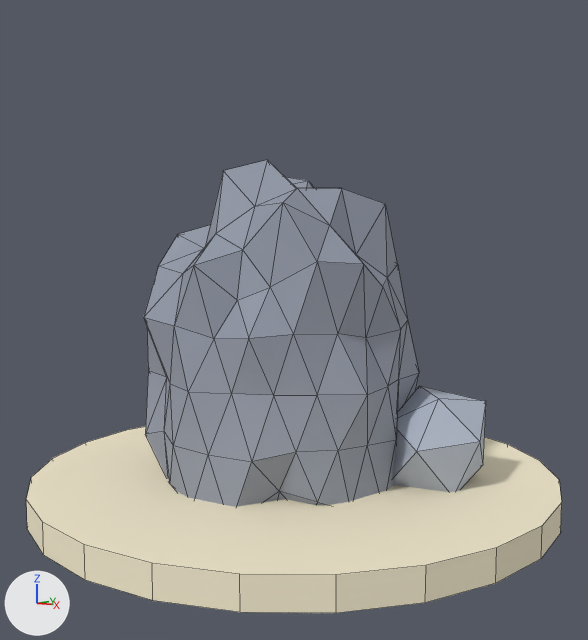
The Blender file tools/mcp/blender-mcp/15-Recursos/roca_pedernal_lowpoly.blend, before and after one commit.
The view is the same before and after, from a 50 mm camera at (4.37, -5.32, 2.1) aimed at (0.1, 0.05, 1.35). Lighting does not change. The marker at lower left points along +X, +Y and +Z. The first picture is the older version. Mesh edges are drawn as thin lines.

Objects in the first picture: 'Base_Arena', 'SM_Roca_Pedernal', 'SM_Roca_Pedernal_Chica'.
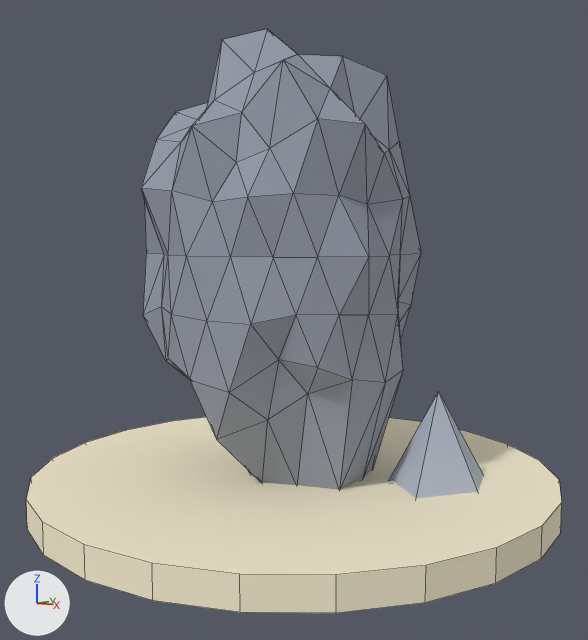
Changed parts and their boxes (x1, y1, x2, y2) in the pictures (588 x 640 px):
```json
{"object": "SM_Roca_Pedernal", "change": "moved", "before": [144, 160, 419, 507], "after": [141, 29, 421, 490]}
{"object": "SM_Roca_Pedernal_Chica", "change": "reshaped, moved", "before": [393, 386, 486, 492], "after": [390, 391, 483, 498]}
```

The change, as JSON lines over the scene's bpy script:
```json
{"block": "me_sm_roca_pedernal_chica", "where": "# used by ob_sm_roca_pedernal_chica; location = (1.2, 0.55, 0.36); rotation_euler = (0.3, -0.2, 1.1), in degrees (17, -11, 63)"}
{"op": "remove", "block": "me_sm_roca_pedernal_chica", "code": "me_sm_roca_pedernal_chica.from_pydata(...)  # 12 vertices, 20 faces; spans x -0.492..0.488, y -0.414..0.479, z -0.403..0.43"}
{"op": "add", "block": "me_sm_roca_pedernal_chica", "code": "me_sm_roca_pedernal_chica.from_pydata(...)  # 12 vertices, 20 faces; spans x -0.502..0.349, y -0.523..0.285, z -0.494..0.43"}
{"block": "me_sm_roca_pedernal_chica", "change": "me_sm_roca_pedernal_chica part 1"}
{"op": "set", "path": "me_sm_roca_pedernal_chica.vertices[1].co", "old": "(0.307, -0.223, -0.19)", "new": "(0.268, -0.28, -0.373)", "note": "pixel (483, 464) -> not seen"}
{"op": "set", "path": "me_sm_roca_pedernal_chica.vertices[2].co", "old": "(-0.134, -0.414, -0.218)", "new": "(-0.14, -0.422, -0.243)"}
{"op": "set", "path": "me_sm_roca_pedernal_chica.vertices[3].co", "old": "(-0.492, 0.0, -0.246)", "new": "(-0.502, -0.014, -0.292)"}
{"op": "set", "path": "me_sm_roca_pedernal_chica.vertices[4].co", "old": "(-0.119, 0.366, -0.193)", "new": "(-0.174, 0.285, -0.454)"}
{"op": "set", "path": "me_sm_roca_pedernal_chica.vertices[5].co", "old": "(0.307, 0.223, -0.19)", "new": "(0.243, 0.129, -0.494)"}
{"op": "set", "path": "me_sm_roca_pedernal_chica.vertices[6].co", "old": "(0.125, -0.384, 0.202)", "new": "(0.029, -0.523, -0.247)", "note": "pixel (480, 441) -> not seen"}
{"op": "set", "path": "me_sm_roca_pedernal_chica.vertices[7].co", "old": "(-0.41, -0.298, 0.253)", "new": "(-0.499, -0.427, -0.165)", "note": "pixel (416, 451) -> not seen"}
{"op": "set", "path": "me_sm_roca_pedernal_chica.vertices[8].co", "old": "(-0.313, 0.227, 0.193)", "new": "(-0.425, 0.065, -0.333)"}
{"op": "set", "path": "me_sm_roca_pedernal_chica.vertices[9].co", "old": "(0.156, 0.479, 0.252)", "new": "(0.0, 0.252, -0.481)", "note": "pixel (419, 385) -> not seen"}
{"op": "set", "path": "me_sm_roca_pedernal_chica.vertices[10].co", "old": "(0.488, 0.0, 0.244)", "new": "(0.349, -0.203, -0.414)", "note": "pixel (486, 401) -> not seen"}
{"op": "set", "path": "ob_sm_roca_pedernal.location", "old": "(0.0, 0.0, 0.0)", "new": "(0.0, 0.0, 1.01)"}
{"op": "set", "path": "ob_sm_roca_pedernal_chica.location", "old": "(1.2, 0.55, 0.36)", "new": "(1.2, 0.55, 0.42)"}
```
